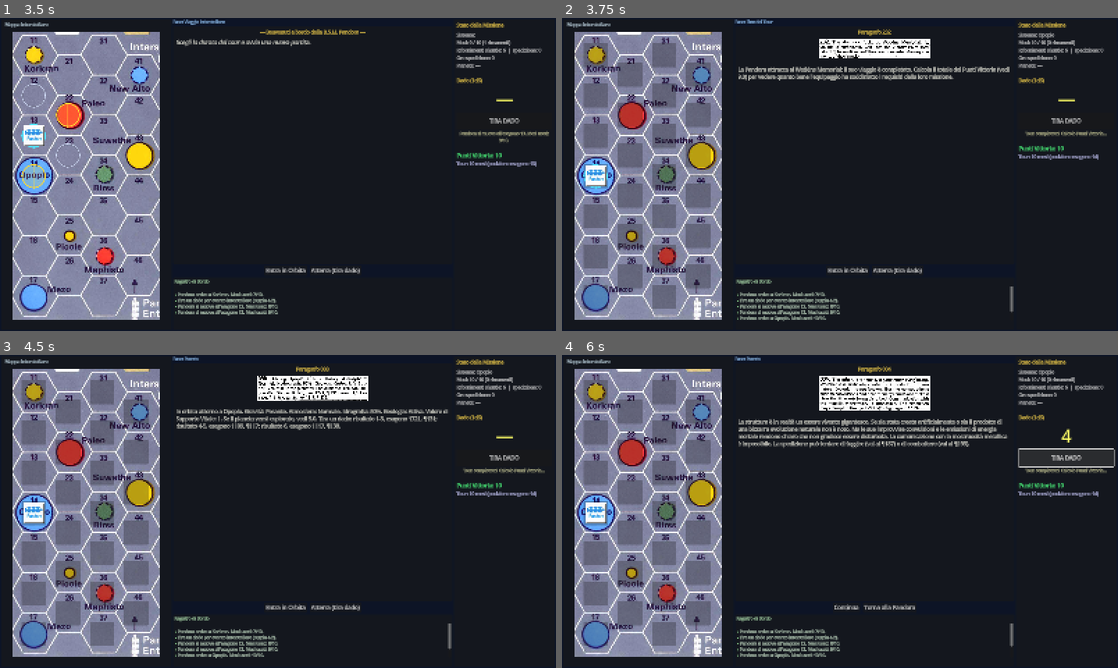
Above: before the commit, frames 1-4 (two rows, left to right).
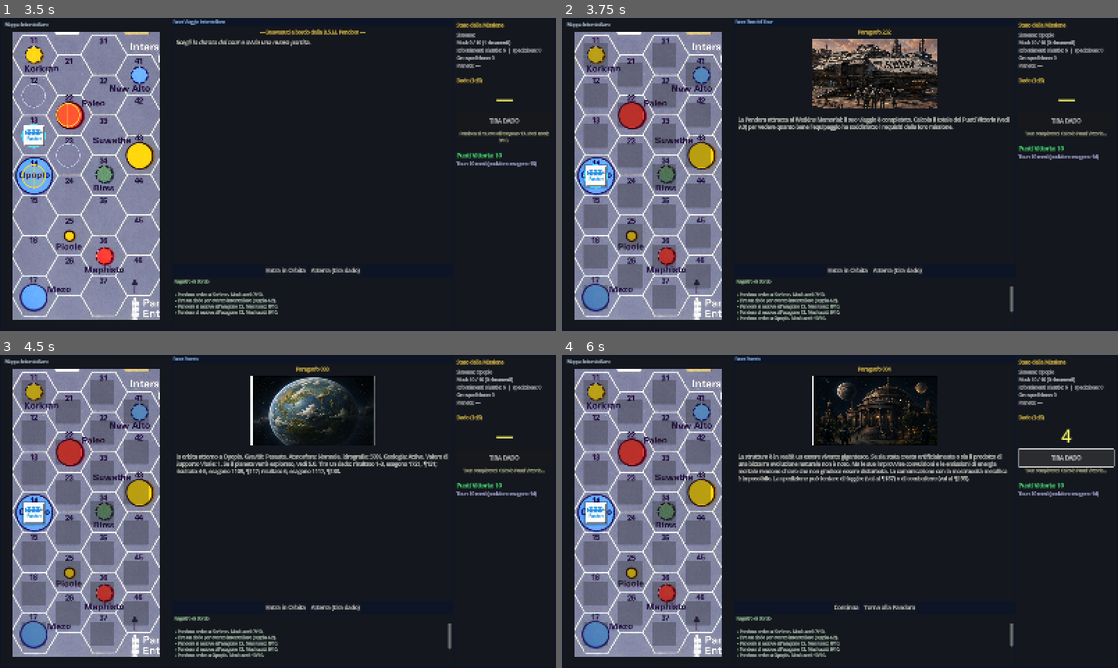
Above: after the commit, the same moments.

Repository: Tannoiser2/voyage-of-BSM-Pandora
Game: Godot game, scene res://scenes/Main.tscn
The game is run twice, just before and just after one commit, with the same random seed, the same clock (stepped at 60 frames per second) and the same inputs.
Inputs (mouse positions are in pixels of both pictures, inside the frame that each line leads up to):
- Up to frame 1 (3.5 s): click "10 Mesi" at 0.5 s; click (33, 55) at 1.25 s; click (33, 96) at 2 s; click (33, 136) at 2.75 s
- Up to frame 2 (3.75 s): click (595, 177) at 3.5 s
- Up to frame 3 (4.5 s): click "Entra in Orbita" at 4.25 s
- Up to frame 4 (6 s): click "Atterra (tira dado)" at 5 s; click "TIRA DADO" at 5.75 s

Frame 1 is identical in both runs. In frame 2, 5.2% of the frame differs, in the area x 31-81%, y 6-36%; in frame 3, 5.3%; in frame 4, 7.0%, in the area x 31-80%, y 6-41%.

Commit message:
Sostituisce le scansioni dei paragrafi con illustrazioni narrative
- Ritagliate automaticamente le 232 illustrazioni narrative dalle griglie
  fornite, una per paragrafo, e normalizzate a 768x432 (16:9 uniforme)
- Salvate come Event_001..232.jpg: sostituiscono le scansioni originali
  dei paragrafi mantenendo lo stesso schema di nomi (nessuna modifica al
  caricamento)
- Immagine evento mostrata leggermente piu' grande nel pannello paragrafo

Le illustrazioni sono materiale proprio del progetto, usate come
accompagnamento narrativo ai 232 paragrafi.

Diff:
--- a/godot/scripts/GameScreen.gd
+++ b/godot/scripts/GameScreen.gd
@@ -735,10 +735,10 @@
 	var para_display := find_child("ParagraphText", true, false) as RichTextLabel
 	if para_display:
 		var bb := ""
-		# Illustrazione originale dell'evento (se presente)
+		# Illustrazione narrativa dell'evento (se presente)
 		var img_path := GameData.get_event_image_path(para_num)
 		if not img_path.is_empty():
-			bb += "[center][img=320]" + img_path + "[/img][/center]\n\n"
+			bb += "[center][img=360]" + img_path + "[/img][/center]\n\n"
 		bb += "[p]" + text + "[/p]"
 		para_display.bbcode_text = bb
 
Binary file changed: godot/assets/events/Event_001.jpg
Binary file changed: godot/assets/events/Event_002.jpg
Binary file changed: godot/assets/events/Event_003.jpg
Binary file changed: godot/assets/events/Event_004.jpg
Binary file changed: godot/assets/events/Event_005.jpg
Binary file changed: godot/assets/events/Event_006.jpg
Binary file changed: godot/assets/events/Event_007.jpg
Binary file changed: godot/assets/events/Event_008.jpg
Binary file changed: godot/assets/events/Event_009.jpg
Binary file changed: godot/assets/events/Event_010.jpg
Binary file changed: godot/assets/events/Event_011.jpg
Binary file changed: godot/assets/events/Event_012.jpg
(and 220 more such lines)
